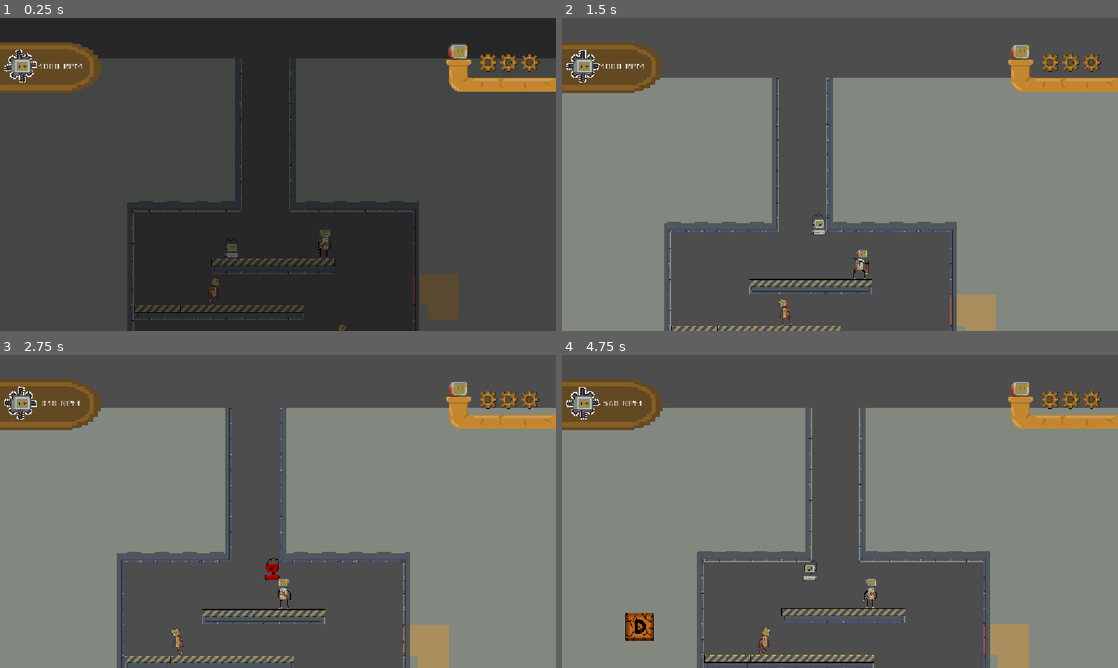
Above: before the commit, frames 1-4 (two rows, left to right).
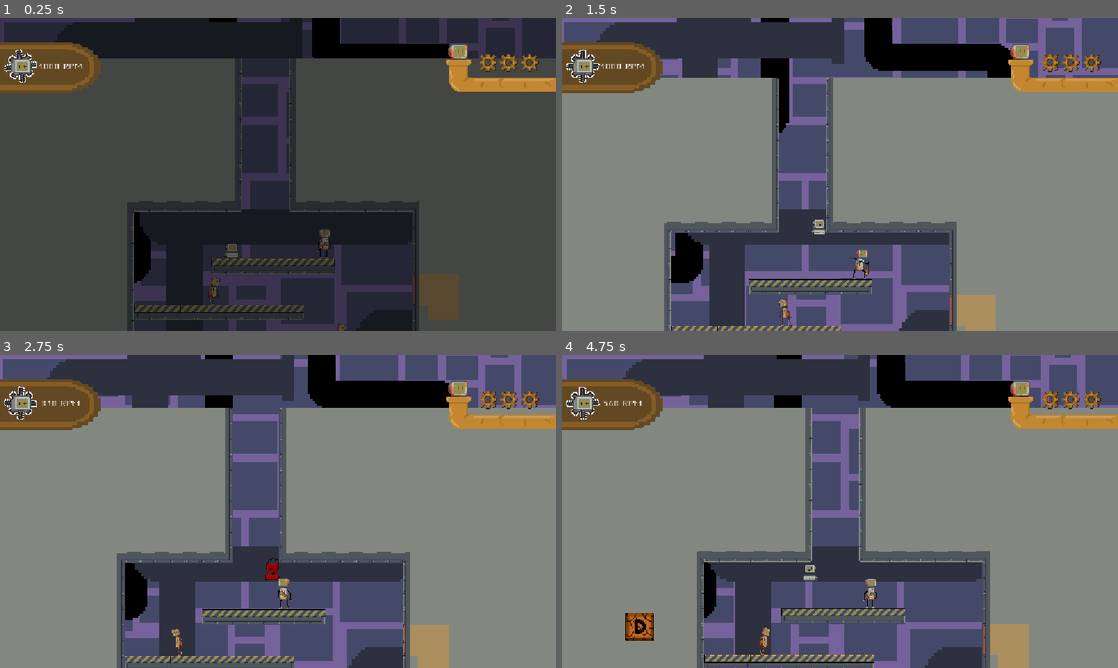
Above: after the commit, the same moments.

Repository: Zadcry/GameJam2026
Game: Godot game, scene res://scenes/level2.tscn
The game is run twice, just before and just after one commit, with the same random seed, the same clock (stepped at 60 frames per second) and the same inputs. This scene is started directly instead of the project's main scene. The engine's default icon, where the game draws it, is replaced by a stand-in: a white triangle on a blue panel in a dark square.
Inputs (mouse positions are in pixels of both pictures, inside the frame that each line leads up to):
- Up to frame 1 (0.25 s): no input
- Up to frame 2 (1.5 s): tap Enter (p2_hit) at 0.5, 1.35 s; move the mouse to (962, 158) at 0.52 s; hold E (p1_shoot) 0.53-1.28 s; hold D (p1_move_right) from 0.53 s (still down); click (962, 158) at 0.67 s; tap W (p1_move_up) at 0.77 s; move the mouse to (728, 190) at 1.27 s
- Up to frame 3 (2.75 s): tap W (p1_move_up) at 1.52 s; move the mouse to (333, 442) at 2.02 s; release D (p1_move_right) at 2.03 s; hold A (p1_move_left) from 2.03 s (still down); hold Left (p2_move_left) from 2.03 s (still down)
- Up to frame 4 (4.75 s): move the mouse to (812, 574) at 2.77 s; release A (p1_move_left) at 2.78 s; release Left (p2_move_left) at 2.78 s; hold D (p1_move_right) 2.78-4.28 s; tap Right (p2_move_right) at 2.85 s; click (812, 574) at 2.92 s; tap W (p1_move_up) at 3.02, 3.77, 4.52 s; move the mouse to (1006, 558) at 3.52 s; tap Up (p2_move_up) at 3.6 s; move the mouse to (673, 464) at 4.27 s; hold A (p1_move_left) from 4.28 s (still down); tap E (p1_shoot) at 4.35 s

The runs differ from the first frame. In frame 1, 7.1% of the frame differs, in the area x 0-94%, y 0-100%; in frame 2, 34%, in the area x 0-100%, y 0-100%; in frame 3, 33%; in frame 4, 33%.

Commit message:
Engranaje cambia paralax al cambiar de escena

Diff:
--- a/scenes/level0.tscn
+++ b/scenes/level0.tscn
@@ -17,6 +17,10 @@
 [ext_resource type="Texture2D" uid="uid://p0arfxn0kgbr" path="res://tileset/Tileset_v2.png" id="14_ooohs"]
 [ext_resource type="PackedScene" uid="uid://essjqlp6nh48" path="res://scenes/OxidoP1.tscn" id="14_yoi1k"]
 [ext_resource type="Script" uid="uid://cfwhvx8jbmjmg" path="res://scripts/tilemap2_manager.gd" id="15_pnrra"]
+[ext_resource type="PackedScene" uid="uid://d0p6nvdcfklsm" path="res://scenes/ParallaxBackground.tscn" id="18_l1g8i"]
+[ext_resource type="Texture2D" uid="uid://dbxvnga8epysk" path="res://escenarios/Escenario-fondo.png" id="19_8qpon"]
+[ext_resource type="Texture2D" uid="uid://wwwda44judjc" path="res://escenarios/Escenario-tubo-2.png" id="20_fu4xf"]
+[ext_resource type="Texture2D" uid="uid://dn23t3pysfn58" path="res://escenarios/Escenario-tubo1.png" id="21_kjxej"]
 
 [sub_resource type="RectangleShape2D" id="RectangleShape2D_8qpon"]
 size = Vector2(121, 20)
@@ -442,3 +446,8 @@
 trampa_p1_scene = ExtResource("14_yoi1k")
 bloque_melee_scene = ExtResource("7_yoi1k")
 bloque_projectile_scene = ExtResource("6_pnrra")
+
+[node name="ParallaxBackground" parent="." unique_id=1401416965 instance=ExtResource("18_l1g8i")]
+tex_lejana = ExtResource("19_8qpon")
+tex_media = ExtResource("20_fu4xf")
+tex_frontal = ExtResource("21_kjxej")
--- a/scenes/level1.tscn
+++ b/scenes/level1.tscn
@@ -16,6 +16,10 @@
 [ext_resource type="PackedScene" uid="uid://essjqlp6nh48" path="res://scenes/OxidoP1.tscn" id="13_dxn3v"]
 [ext_resource type="PackedScene" uid="uid://bnb50m5srk2pu" path="res://scenes/bloque_melee.tscn" id="14_14jow"]
 [ext_resource type="PackedScene" uid="uid://c06q5xroigsbf" path="res://scenes/bloque_proyectil.tscn" id="15_mvsps"]
+[ext_resource type="PackedScene" uid="uid://d0p6nvdcfklsm" path="res://scenes/ParallaxBackground.tscn" id="17_3w4mx"]
+[ext_resource type="Texture2D" uid="uid://dbxvnga8epysk" path="res://escenarios/Escenario-fondo.png" id="18_u068y"]
+[ext_resource type="Texture2D" uid="uid://wwwda44judjc" path="res://escenarios/Escenario-tubo-2.png" id="19_1ooyw"]
+[ext_resource type="Texture2D" uid="uid://dn23t3pysfn58" path="res://escenarios/Escenario-tubo1.png" id="20_ai3nx"]
 
 [sub_resource type="TileSetAtlasSource" id="TileSetAtlasSource_6sh32"]
 texture = ExtResource("5_ru4tf")
@@ -446,7 +450,7 @@
 position = Vector2(-12, -394)
 
 [node name="Entrada2" type="Marker2D" parent="SpawnPoints" unique_id=1973616174]
-position = Vector2(-968, -193)
+position = Vector2(-920, -190)
 
 [node name="PauseManager" parent="." unique_id=768789384 instance=ExtResource("10_u3awl")]
 
@@ -457,3 +461,8 @@
 trampa_p1_scene = ExtResource("13_dxn3v")
 bloque_melee_scene = ExtResource("14_14jow")
 bloque_projectile_scene = ExtResource("15_mvsps")
+
+[node name="ParallaxBackground" parent="." unique_id=1401416965 instance=ExtResource("17_3w4mx")]
+tex_lejana = ExtResource("18_u068y")
+tex_media = ExtResource("19_1ooyw")
+tex_frontal = ExtResource("20_ai3nx")
--- a/scenes/level1v2.tscn
+++ b/scenes/level1v2.tscn
@@ -17,6 +17,13 @@
 [ext_resource type="PackedScene" uid="uid://essjqlp6nh48" path="res://scenes/OxidoP1.tscn" id="14_qfmvm"]
 [ext_resource type="PackedScene" uid="uid://bnb50m5srk2pu" path="res://scenes/bloque_melee.tscn" id="15_58nme"]
 [ext_resource type="PackedScene" uid="uid://c06q5xroigsbf" path="res://scenes/bloque_proyectil.tscn" id="16_hlc7p"]
+[ext_resource type="PackedScene" uid="uid://d0p6nvdcfklsm" path="res://scenes/ParallaxBackground.tscn" id="18_al2d1"]
+[ext_resource type="Texture2D" uid="uid://dbxvnga8epysk" path="res://escenarios/Escenario-fondo.png" id="19_71joi"]
+[ext_resource type="Texture2D" uid="uid://wwwda44judjc" path="res://escenarios/Escenario-tubo-2.png" id="20_mjc1j"]
+[ext_resource type="Texture2D" uid="uid://dn23t3pysfn58" path="res://escenarios/Escenario-tubo1.png" id="21_abra7"]
+[ext_resource type="Texture2D" uid="uid://x6423318ui12" path="res://escenarios/LejanoOxido.png" id="22_abra7"]
+[ext_resource type="Texture2D" uid="uid://bk7gb3ugyp6li" path="res://escenarios/MedianoOxido.png" id="23_3f77e"]
+[ext_resource type="Texture2D" uid="uid://bo0bh7xjdumkk" path="res://escenarios/CercanoOxido.png" id="24_q0u0i"]
 
 [sub_resource type="TileSetAtlasSource" id="TileSetAtlasSource_6sh32"]
 texture = ExtResource("4_o4y52")
@@ -469,3 +476,11 @@
 trampa_p1_scene = ExtResource("14_qfmvm")
 bloque_melee_scene = ExtResource("15_58nme")
 bloque_projectile_scene = ExtResource("16_hlc7p")
+
+[node name="ParallaxBackground" parent="." unique_id=1401416965 instance=ExtResource("18_al2d1")]
+tex_lejana = ExtResource("19_71joi")
+tex_media = ExtResource("20_mjc1j")
+tex_frontal = ExtResource("21_abra7")
+tex_lejana_alt = ExtResource("22_abra7")
+tex_media_alt = ExtResource("23_3f77e")
+tex_frontal_alt = ExtResource("24_q0u0i")
--- a/scenes/level2.tscn
+++ b/scenes/level2.tscn
@@ -17,6 +17,15 @@
 [ext_resource type="PackedScene" uid="uid://essjqlp6nh48" path="res://scenes/OxidoP1.tscn" id="14_cqal4"]
 [ext_resource type="PackedScene" uid="uid://bnb50m5srk2pu" path="res://scenes/bloque_melee.tscn" id="15_o3sye"]
 [ext_resource type="PackedScene" uid="uid://c06q5xroigsbf" path="res://scenes/bloque_proyectil.tscn" id="16_24ks5"]
+[ext_resource type="PackedScene" uid="uid://d0p6nvdcfklsm" path="res://scenes/ParallaxBackground.tscn" id="18_s4es8"]
+[ext_resource type="Texture2D" uid="uid://dbxvnga8epysk" path="res://escenarios/Escenario-fondo.png" id="19_63e4f"]
+[ext_resource type="Texture2D" uid="uid://wwwda44judjc" path="res://escenarios/Escenario-tubo-2.png" id="20_y6lc1"]
+[ext_resource type="Texture2D" uid="uid://dn23t3pysfn58" path="res://escenarios/Escenario-tubo1.png" id="21_ekhvm"]
+[ext_resource type="Texture2D" uid="uid://x6423318ui12" path="res://escenarios/LejanoOxido.png" id="22_ikw2v"]
+[ext_resource type="Script" uid="uid://bi55aenxq5dbo" path="res://scripts/engranaje.gd" id="22_y6lc1"]
+[ext_resource type="Texture2D" uid="uid://bk7gb3ugyp6li" path="res://escenarios/MedianoOxido.png" id="23_cgqhq"]
+[ext_resource type="Texture2D" uid="uid://c1tp7pqe622b5" path="res://icon.svg" id="23_ekhvm"]
+[ext_resource type="Texture2D" uid="uid://bo0bh7xjdumkk" path="res://escenarios/CercanoOxido.png" id="24_ttvjw"]
 
 [sub_resource type="TileSetAtlasSource" id="TileSetAtlasSource_6sh32"]
 texture = ExtResource("5_56gwk")
@@ -371,6 +380,9 @@
 sources/0 = SubResource("TileSetAtlasSource_s4es8")
 sources/1 = SubResource("TileSetAtlasSource_63e4f")
 
+[sub_resource type="RectangleShape2D" id="RectangleShape2D_nflru"]
+size = Vector2(29, 27)
+
 [node name="Level2" type="Node2D" unique_id=78769976]
 script = ExtResource("1_bo4dx")
 
@@ -449,6 +461,9 @@
 next_level_path = "res://scenes/level1.tscn"
 id_destino = "Entrada2"
 REQUIRED_TIME = 0.1
+usar_desvio_condicional = true
+path_alternativo = "res://scenes/level1v2.tscn"
+id_destino_alternativo = "Entrada2"
 
 [node name="CollisionShape2D" type="CollisionShape2D" parent="LevelExit3" unique_id=171468216]
 position = Vector2(-15, -462)
@@ -463,3 +478,26 @@
 trampa_p1_scene = ExtResource("14_cqal4")
 bloque_melee_scene = ExtResource("15_o3sye")
 bloque_projectile_scene = ExtResource("16_24ks5")
+
+[node name="ParallaxBackground" parent="." unique_id=1401416965 instance=ExtResource("18_s4es8")]
+tex_lejana = ExtResource("19_63e4f")
+tex_media = ExtResource("20_y6lc1")
+tex_frontal = ExtResource("21_ekhvm")
+tex_lejana_alt = ExtResource("22_ikw2v")
+tex_media_alt = ExtResource("23_cgqhq")
+tex_frontal_alt = ExtResource("24_ttvjw")
+
+[node name="Engranaje" type="Area2D" parent="." unique_id=19156723]
+position = Vector2(-196, 325)
+collision_layer = 0
+collision_mask = 3
+script = ExtResource("22_y6lc1")
+
+[node name="Sprite2D" type="Sprite2D" parent="Engranaje" unique_id=2009977807]
+position = Vector2(-48.000008, 18.999992)
+scale = Vector2(0.23437491, 0.23046885)
+texture = ExtResource("23_ekhvm")
+
+[node name="CollisionShape2D" type="CollisionShape2D" parent="Engranaje" unique_id=1374731866]
+position = Vector2(-47.5, 19.5)
+shape = SubResource("RectangleShape2D_nflru")
--- a/scenes/level3.tscn
+++ b/scenes/level3.tscn
@@ -15,6 +15,13 @@
 [ext_resource type="PackedScene" uid="uid://essjqlp6nh48" path="res://scenes/OxidoP1.tscn" id="14_s4dsi"]
 [ext_resource type="PackedScene" uid="uid://bnb50m5srk2pu" path="res://scenes/bloque_melee.tscn" id="15_07lh1"]
 [ext_resource type="PackedScene" uid="uid://c06q5xroigsbf" path="res://scenes/bloque_proyectil.tscn" id="16_6uuvf"]
+[ext_resource type="PackedScene" uid="uid://d0p6nvdcfklsm" path="res://scenes/ParallaxBackground.tscn" id="16_07lh1"]
+[ext_resource type="Texture2D" uid="uid://dbxvnga8epysk" path="res://escenarios/Escenario-fondo.png" id="17_6uuvf"]
+[ext_resource type="Texture2D" uid="uid://wwwda44judjc" path="res://escenarios/Escenario-tubo-2.png" id="18_x008a"]
+[ext_resource type="Texture2D" uid="uid://dn23t3pysfn58" path="res://escenarios/Escenario-tubo1.png" id="19_atr84"]
+[ext_resource type="Texture2D" uid="uid://x6423318ui12" path="res://escenarios/LejanoOxido.png" id="20_atr84"]
+[ext_resource type="Texture2D" uid="uid://bk7gb3ugyp6li" path="res://escenarios/MedianoOxido.png" id="21_qyu38"]
+[ext_resource type="Texture2D" uid="uid://bo0bh7xjdumkk" path="res://escenarios/CercanoOxido.png" id="22_8vbrh"]
 
 [sub_resource type="TileSetAtlasSource" id="TileSetAtlasSource_6sh32"]
 texture = ExtResource("5_bradm")
@@ -416,3 +423,11 @@
 trampa_p1_scene = ExtResource("14_s4dsi")
 bloque_melee_scene = ExtResource("15_07lh1")
 bloque_projectile_scene = ExtResource("16_6uuvf")
+
+[node name="ParallaxBackground" parent="." unique_id=1401416965 instance=ExtResource("16_07lh1")]
+tex_lejana = ExtResource("17_6uuvf")
+tex_media = ExtResource("18_x008a")
+tex_frontal = ExtResource("19_atr84")
+tex_lejana_alt = ExtResource("20_atr84")
+tex_media_alt = ExtResource("21_qyu38")
+tex_frontal_alt = ExtResource("22_8vbrh")
--- a/scenes/level4.tscn
+++ b/scenes/level4.tscn
@@ -16,7 +16,14 @@
 [ext_resource type="Script" uid="uid://cfwhvx8jbmjmg" path="res://scripts/tilemap2_manager.gd" id="15_j8vkp"]
 [ext_resource type="PackedScene" uid="uid://essjqlp6nh48" path="res://scenes/OxidoP1.tscn" id="16_oykdx"]
 [ext_resource type="PackedScene" uid="uid://bnb50m5srk2pu" path="res://scenes/bloque_melee.tscn" id="17_cev7d"]
+[ext_resource type="PackedScene" uid="uid://d0p6nvdcfklsm" path="res://scenes/ParallaxBackground.tscn" id="18_cev7d"]
 [ext_resource type="PackedScene" uid="uid://c06q5xroigsbf" path="res://scenes/bloque_proyectil.tscn" id="18_xtaj5"]
+[ext_resource type="Texture2D" uid="uid://dbxvnga8epysk" path="res://escenarios/Escenario-fondo.png" id="19_xtaj5"]
+[ext_resource type="Texture2D" uid="uid://wwwda44judjc" path="res://escenarios/Escenario-tubo-2.png" id="20_m8ews"]
+[ext_resource type="Texture2D" uid="uid://dn23t3pysfn58" path="res://escenarios/Escenario-tubo1.png" id="21_la4bi"]
+[ext_resource type="Texture2D" uid="uid://x6423318ui12" path="res://escenarios/LejanoOxido.png" id="22_la4bi"]
+[ext_resource type="Texture2D" uid="uid://bk7gb3ugyp6li" path="res://escenarios/MedianoOxido.png" id="23_o7eol"]
+[ext_resource type="Texture2D" uid="uid://bo0bh7xjdumkk" path="res://escenarios/CercanoOxido.png" id="24_bx2t0"]
 
 [sub_resource type="TileSetAtlasSource" id="TileSetAtlasSource_6sh32"]
 texture = ExtResource("6_8f67t")
@@ -475,3 +482,11 @@
 trampa_p1_scene = ExtResource("16_oykdx")
 bloque_melee_scene = ExtResource("17_cev7d")
 bloque_projectile_scene = ExtResource("18_xtaj5")
+
+[node name="ParallaxBackground" parent="." unique_id=1401416965 instance=ExtResource("18_cev7d")]
+tex_lejana = ExtResource("19_xtaj5")
+tex_media = ExtResource("20_m8ews")
+tex_frontal = ExtResource("21_la4bi")
+tex_lejana_alt = ExtResource("22_la4bi")
+tex_media_alt = ExtResource("23_o7eol")
+tex_frontal_alt = ExtResource("24_bx2t0")
--- a/scenes/level4v2.tscn
+++ b/scenes/level4v2.tscn
@@ -17,6 +17,13 @@
 [ext_resource type="PackedScene" uid="uid://essjqlp6nh48" path="res://scenes/OxidoP1.tscn" id="16_w2fyv"]
 [ext_resource type="PackedScene" uid="uid://bnb50m5srk2pu" path="res://scenes/bloque_melee.tscn" id="17_pyl61"]
 [ext_resource type="PackedScene" uid="uid://c06q5xroigsbf" path="res://scenes/bloque_proyectil.tscn" id="18_2wye7"]
+[ext_resource type="PackedScene" uid="uid://d0p6nvdcfklsm" path="res://scenes/ParallaxBackground.tscn" id="18_pyl61"]
+[ext_resource type="Texture2D" uid="uid://dbxvnga8epysk" path="res://escenarios/Escenario-fondo.png" id="19_2wye7"]
+[ext_resource type="Texture2D" uid="uid://wwwda44judjc" path="res://escenarios/Escenario-tubo-2.png" id="20_q6t1n"]
+[ext_resource type="Texture2D" uid="uid://dn23t3pysfn58" path="res://escenarios/Escenario-tubo1.png" id="21_7ima7"]
+[ext_resource type="Texture2D" uid="uid://x6423318ui12" path="res://escenarios/LejanoOxido.png" id="22_7ima7"]
+[ext_resource type="Texture2D" uid="uid://bk7gb3ugyp6li" path="res://escenarios/MedianoOxido.png" id="23_4qt4f"]
+[ext_resource type="Texture2D" uid="uid://bo0bh7xjdumkk" path="res://escenarios/CercanoOxido.png" id="24_2g01c"]
 
 [sub_resource type="TileSetAtlasSource" id="TileSetAtlasSource_6sh32"]
 texture = ExtResource("5_3os11")
@@ -476,3 +483,11 @@
 trampa_p1_scene = ExtResource("16_w2fyv")
 bloque_melee_scene = ExtResource("17_pyl61")
 bloque_projectile_scene = ExtResource("18_2wye7")
+
+[node name="ParallaxBackground" parent="." unique_id=1401416965 instance=ExtResource("18_pyl61")]
+tex_lejana = ExtResource("19_2wye7")
+tex_media = ExtResource("20_q6t1n")
+tex_frontal = ExtResource("21_7ima7")
+tex_lejana_alt = ExtResource("22_7ima7")
+tex_media_alt = ExtResource("23_4qt4f")
+tex_frontal_alt = ExtResource("24_2g01c")
--- a/scenes/level5.tscn
+++ b/scenes/level5.tscn
@@ -17,6 +17,13 @@
 [ext_resource type="PackedScene" uid="uid://essjqlp6nh48" path="res://scenes/OxidoP1.tscn" id="15_su468"]
 [ext_resource type="PackedScene" uid="uid://bnb50m5srk2pu" path="res://scenes/bloque_melee.tscn" id="16_ylt8s"]
 [ext_resource type="PackedScene" uid="uid://c06q5xroigsbf" path="res://scenes/bloque_proyectil.tscn" id="17_7eo2k"]
+[ext_resource type="PackedScene" uid="uid://d0p6nvdcfklsm" path="res://scenes/ParallaxBackground.tscn" id="18_7eo2k"]
+[ext_resource type="Texture2D" uid="uid://dbxvnga8epysk" path="res://escenarios/Escenario-fondo.png" id="19_phje4"]
+[ext_resource type="Texture2D" uid="uid://wwwda44judjc" path="res://escenarios/Escenario-tubo-2.png" id="20_rcqrb"]
+[ext_resource type="Texture2D" uid="uid://dn23t3pysfn58" path="res://escenarios/Escenario-tubo1.png" id="21_xrxmp"]
+[ext_resource type="Texture2D" uid="uid://x6423318ui12" path="res://escenarios/LejanoOxido.png" id="22_xrxmp"]
+[ext_resource type="Texture2D" uid="uid://bk7gb3ugyp6li" path="res://escenarios/MedianoOxido.png" id="23_ul3a2"]
+[ext_resource type="Texture2D" uid="uid://bo0bh7xjdumkk" path="res://escenarios/CercanoOxido.png" id="24_ibbb1"]
 
 [sub_resource type="TileSetAtlasSource" id="TileSetAtlasSource_6sh32"]
 texture = ExtResource("6_jyn2d")
@@ -435,3 +442,11 @@
 trampa_p1_scene = ExtResource("15_su468")
 bloque_melee_scene = ExtResource("16_ylt8s")
 bloque_projectile_scene = ExtResource("17_7eo2k")
+
+[node name="ParallaxBackground" parent="." unique_id=1401416965 instance=ExtResource("18_7eo2k")]
+tex_lejana = ExtResource("19_phje4")
+tex_media = ExtResource("20_rcqrb")
+tex_frontal = ExtResource("21_xrxmp")
+tex_lejana_alt = ExtResource("22_xrxmp")
+tex_media_alt = ExtResource("23_ul3a2")
+tex_frontal_alt = ExtResource("24_ibbb1")
--- a/scenes/level6.tscn
+++ b/scenes/level6.tscn
@@ -16,6 +16,15 @@
 [ext_resource type="PackedScene" uid="uid://essjqlp6nh48" path="res://scenes/OxidoP1.tscn" id="15_7mags"]
 [ext_resource type="PackedScene" uid="uid://bnb50m5srk2pu" path="res://scenes/bloque_melee.tscn" id="16_ruoii"]
 [ext_resource type="PackedScene" uid="uid://c06q5xroigsbf" path="res://scenes/bloque_proyectil.tscn" id="17_r4i0l"]
+[ext_resource type="PackedScene" uid="uid://d0p6nvdcfklsm" path="res://scenes/ParallaxBackground.tscn" id="17_ruoii"]
+[ext_resource type="Texture2D" uid="uid://dbxvnga8epysk" path="res://escenarios/Escenario-fondo.png" id="18_r4i0l"]
+[ext_resource type="Texture2D" uid="uid://wwwda44judjc" path="res://escenarios/Escenario-tubo-2.png" id="19_vpfkg"]
+[ext_resource type="Texture2D" uid="uid://dn23t3pysfn58" path="res://escenarios/Escenario-tubo1.png" id="20_qr7i8"]
+[ext_resource type="Texture2D" uid="uid://x6423318ui12" path="res://escenarios/LejanoOxido.png" id="21_qr7i8"]
+[ext_resource type="Texture2D" uid="uid://bk7gb3ugyp6li" path="res://escenarios/MedianoOxido.png" id="22_7r6ro"]
+[ext_resource type="Texture2D" uid="uid://bo0bh7xjdumkk" path="res://escenarios/CercanoOxido.png" id="23_6m0uo"]
+[ext_resource type="Script" uid="uid://bi55aenxq5dbo" path="res://scripts/engranaje.gd" id="24_6m0uo"]
+[ext_resource type="Texture2D" uid="uid://c1tp7pqe622b5" path="res://icon.svg" id="25_xegcu"]
 
 [sub_resource type="TileSetAtlasSource" id="TileSetAtlasSource_6sh32"]
 texture = ExtResource("5_q1tln")
@@ -370,6 +379,9 @@
 sources/0 = SubResource("TileSetAtlasSource_vpfkg")
 sources/1 = SubResource("TileSetAtlasSource_qr7i8")
 
+[sub_resource type="RectangleShape2D" id="RectangleShape2D_s0au3"]
+size = Vector2(29, 27)
+
 [node name="Level6" type="Node2D" unique_id=78769976]
 script = ExtResource("1_6p2dx")
 
@@ -429,3 +441,26 @@
 trampa_p1_scene = ExtResource("15_7mags")
 bloque_melee_scene = ExtResource("16_ruoii")
 bloque_projectile_scene = ExtResource("17_r4i0l")
+
+[node name="ParallaxBackground" parent="." unique_id=1401416965 instance=ExtResource("17_ruoii")]
+tex_lejana = ExtResource("18_r4i0l")
+tex_media = ExtResource("19_vpfkg")
+tex_frontal = ExtResource("20_qr7i8")
+tex_lejana_alt = ExtResource("21_qr7i8")
+tex_media_alt = ExtResource("22_7r6ro")
+tex_frontal_alt = ExtResource("23_6m0uo")
+
+[node name="Engranaje" type="Area2D" parent="." unique_id=1825733712]
+position = Vector2(139, -273)
+collision_layer = 0
+collision_mask = 3
+script = ExtResource("24_6m0uo")
+
+[node name="Sprite2D" type="Sprite2D" parent="Engranaje" unique_id=54392129]
+position = Vector2(-48.000008, 18.999992)
+scale = Vector2(0.23437491, 0.23046885)
+texture = ExtResource("25_xegcu")
+
+[node name="CollisionShape2D" type="CollisionShape2D" parent="Engranaje" unique_id=1001980706]
+position = Vector2(-47.5, 19.5)
+shape = SubResource("RectangleShape2D_s0au3")
--- a/scenes/level7.tscn
+++ b/scenes/level7.tscn
@@ -16,6 +16,13 @@
 [ext_resource type="PackedScene" uid="uid://essjqlp6nh48" path="res://scenes/OxidoP1.tscn" id="15_qfybi"]
 [ext_resource type="PackedScene" uid="uid://bnb50m5srk2pu" path="res://scenes/bloque_melee.tscn" id="16_6vxha"]
 [ext_resource type="PackedScene" uid="uid://c06q5xroigsbf" path="res://scenes/bloque_proyectil.tscn" id="17_4qpng"]
+[ext_resource type="PackedScene" uid="uid://d0p6nvdcfklsm" path="res://scenes/ParallaxBackground.tscn" id="17_6vxha"]
+[ext_resource type="Texture2D" uid="uid://dbxvnga8epysk" path="res://escenarios/Escenario-fondo.png" id="18_4qpng"]
+[ext_resource type="Texture2D" uid="uid://wwwda44judjc" path="res://escenarios/Escenario-tubo-2.png" id="19_rng2m"]
+[ext_resource type="Texture2D" uid="uid://dn23t3pysfn58" path="res://escenarios/Escenario-tubo1.png" id="20_8600d"]
+[ext_resource type="Texture2D" uid="uid://x6423318ui12" path="res://escenarios/LejanoOxido.png" id="21_8600d"]
+[ext_resource type="Texture2D" uid="uid://bk7gb3ugyp6li" path="res://escenarios/MedianoOxido.png" id="22_csnlx"]
+[ext_resource type="Texture2D" uid="uid://bo0bh7xjdumkk" path="res://escenarios/CercanoOxido.png" id="23_ogwt3"]
 
 [sub_resource type="TileSetAtlasSource" id="TileSetAtlasSource_6sh32"]
 texture = ExtResource("5_l7425")
@@ -456,3 +463,11 @@
 trampa_p1_scene = ExtResource("15_qfybi")
 bloque_melee_scene = ExtResource("16_6vxha")
 bloque_projectile_scene = ExtResource("17_4qpng")
+
+[node name="ParallaxBackground" parent="." unique_id=1401416965 instance=ExtResource("17_6vxha")]
+tex_lejana = ExtResource("18_4qpng")
+tex_media = ExtResource("19_rng2m")
+tex_frontal = ExtResource("20_8600d")
+tex_lejana_alt = ExtResource("21_8600d")
+tex_media_alt = ExtResource("22_csnlx")
+tex_frontal_alt = ExtResource("23_ogwt3")
--- a/scenes/level8.tscn
+++ b/scenes/level8.tscn
@@ -16,6 +16,13 @@
 [ext_resource type="PackedScene" uid="uid://essjqlp6nh48" path="res://scenes/OxidoP1.tscn" id="14_2o06p"]
 [ext_resource type="PackedScene" uid="uid://bnb50m5srk2pu" path="res://scenes/bloque_melee.tscn" id="15_thraj"]
 [ext_resource type="PackedScene" uid="uid://c06q5xroigsbf" path="res://scenes/bloque_proyectil.tscn" id="16_ikyaj"]
+[ext_resource type="PackedScene" uid="uid://d0p6nvdcfklsm" path="res://scenes/ParallaxBackground.tscn" id="17_ikyaj"]
+[ext_resource type="Texture2D" uid="uid://dbxvnga8epysk" path="res://escenarios/Escenario-fondo.png" id="18_ollr2"]
+[ext_resource type="Texture2D" uid="uid://wwwda44judjc" path="res://escenarios/Escenario-tubo-2.png" id="19_haieg"]
+[ext_resource type="Texture2D" uid="uid://dn23t3pysfn58" path="res://escenarios/Escenario-tubo1.png" id="20_ko20q"]
+[ext_resource type="Texture2D" uid="uid://x6423318ui12" path="res://escenarios/LejanoOxido.png" id="21_ko20q"]
+[ext_resource type="Texture2D" uid="uid://bk7gb3ugyp6li" path="res://escenarios/MedianoOxido.png" id="22_ls0g7"]
+[ext_resource type="Texture2D" uid="uid://bo0bh7xjdumkk" path="res://escenarios/CercanoOxido.png" id="23_76dty"]
 
 [sub_resource type="TileSetAtlasSource" id="TileSetAtlasSource_6sh32"]
 texture = ExtResource("5_6i030")
@@ -429,3 +436,11 @@
 trampa_p1_scene = ExtResource("14_2o06p")
 bloque_melee_scene = ExtResource("15_thraj")
 bloque_projectile_scene = ExtResource("16_ikyaj")
+
+[node name="ParallaxBackground" parent="." unique_id=1401416965 instance=ExtResource("17_ikyaj")]
+tex_lejana = ExtResource("18_ollr2")
+tex_media = ExtResource("19_haieg")
+tex_frontal = ExtResource("20_ko20q")
+tex_lejana_alt = ExtResource("21_ko20q")
+tex_media_alt = ExtResource("22_ls0g7")
+tex_frontal_alt = ExtResource("23_76dty")
--- /dev/null
+++ b/scripts/engranaje.gd
@@ -0,0 +1,11 @@
+extends Area2D
+
+func _ready() -> void:
+	connect("body_entered", _on_body_entered)
+
+func _on_body_entered(body: Node2D) -> void:
+	# Si cualquiera de los dos jugadores lo toca, guardamos el estado
+	if body.is_in_group("player1") or body.is_in_group("player2"):
+		Global.estado_mundo += 1
+		print("¡Objeto especial recogido! Estado global actualizado.")
+		queue_free() # Destruye el objeto de la escena
--- a/scripts/global.gd
+++ b/scripts/global.gd
@@ -9,6 +9,7 @@
 var game_over_activo := false
 var version_mapa := 1
 var final_bueno : bool = false
+var estado_mundo := 1
 
 func _process(_delta: float) -> void:
 	if game_over_activo:
--- a/scripts/level_exit.gd
+++ b/scripts/level_exit.gd
@@ -3,9 +3,13 @@
 var time_inside := 0.0
 
 @export var next_level_path: String = ""
-# Nueva variable para escribir el ID del punto de aparición en la otra sala
 @export var id_destino: String = "EntradaIzquierda"
 @export var REQUIRED_TIME := 2.0
+
+# Configuración Condicional
+@export var usar_desvio_condicional: bool = false # Encender esto en el Inspector solo si es un TP especial
+@export var path_alternativo: String = ""
+@export var id_destino_alternativo: String = ""
 
 func _physics_process(delta: float) -> void:
 	var p1_in_zone = false
@@ -25,9 +29,16 @@
 		time_inside = 0.0
 
 func _change_level() -> void:
-	if next_level_path != "":
-		# Guardamos a dónde vamos en el Global ANTES de cambiar de escena
-		Global.puerta_destino = id_destino
-		get_tree().change_scene_to_file(next_level_path)
+	var path_a_cargar = next_level_path
+	var id_a_cargar = id_destino
+
+	# Si este TP en específico es condicional Y tienen el objeto especial...
+	if usar_desvio_condicional and Global.estado_mundo==2:
+		path_a_cargar = path_alternativo
+		id_a_cargar = id_destino_alternativo
+
+	if path_a_cargar != "":
+		Global.puerta_destino = id_a_cargar
+		get_tree().change_scene_to_file(path_a_cargar)
 	else:
 		print("Error: Falta la ruta del nivel.")
--- a/scripts/parallax_background.gd
+++ b/scripts/parallax_background.gd
@@ -3,6 +3,10 @@
 @export var tex_lejana: Texture2D
 @export var tex_media: Texture2D
 @export var tex_frontal: Texture2D
+
+@export var tex_lejana_alt: Texture2D
+@export var tex_media_alt: Texture2D
+@export var tex_frontal_alt: Texture2D
 
 func _escalar_a_pantalla(sprite: Sprite2D) -> void:
 	if sprite.texture == null:
@@ -12,6 +16,15 @@
 	sprite.scale = Vector2(screen.x / tex_size.x, screen.y / tex_size.y) * 1.3
 
 func _ready() -> void:
+	# CHEQUEO DE ESTADO: Si tienen el objeto, cambiamos las texturas a las alternativas
+	if Global.estado_mundo==2:
+		if tex_media_alt: tex_media = tex_media_alt
+		if tex_frontal_alt: tex_frontal = tex_frontal_alt
+	if Global.estado_mundo==3:
+		if tex_lejana_alt: tex_lejana = tex_lejana_alt
+		if tex_media_alt: tex_media = tex_media_alt
+		if tex_frontal_alt: tex_frontal = tex_frontal_alt
+
 	$CapaLejana.motion_scale = Vector2(0.1, 0.0)
 	$CapaMedia.motion_scale = Vector2(0.4, 0.0)
 	$CapaFrontal.motion_scale = Vector2(0.8, 0.0)
Not shown, added: scripts/engranaje.gd.uid
Not shown, added: sprites/BD-10.png.import
Not shown, added: sprites/Tuerca.png.import
